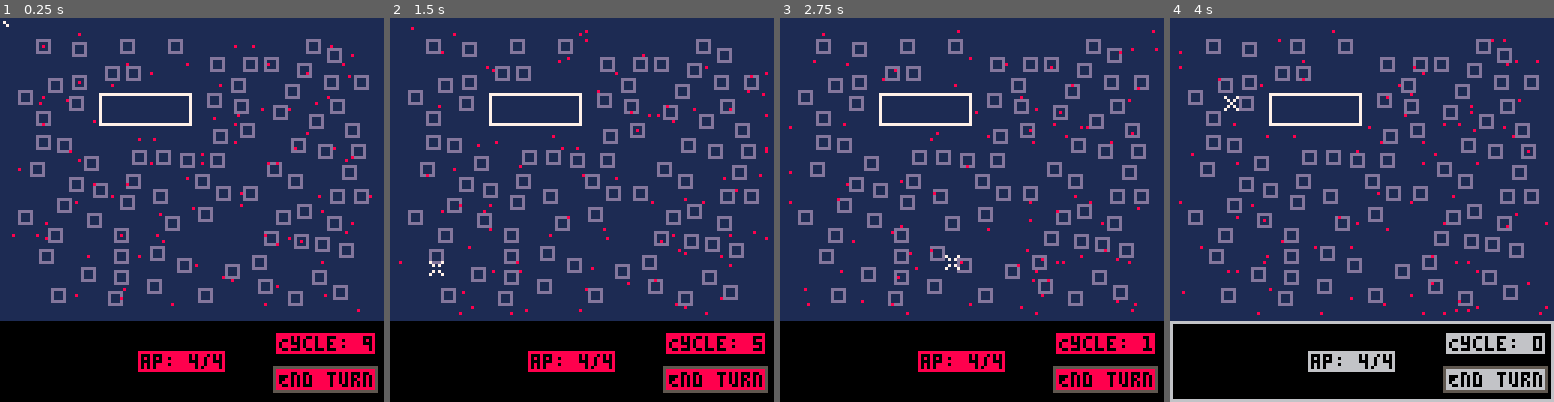
Above: before the commit, frames 1-4 (left to right).
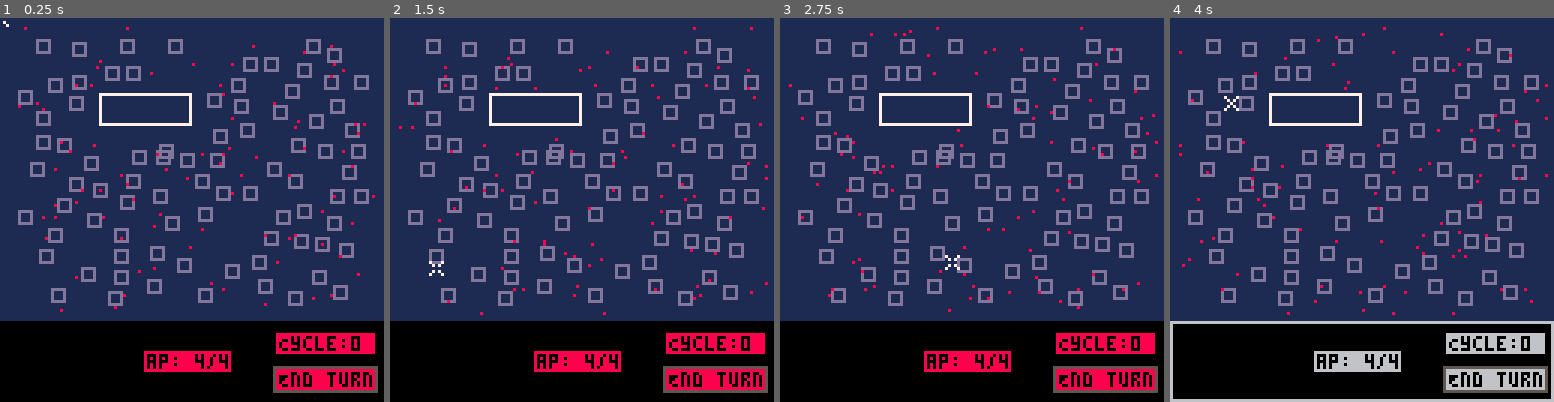
Above: after the commit, the same moments.

Repository: vholmer/capture-and-trace
Game: PICO-8 cartridge cart.p8
Same seed, same stepped clock (60 frames per second), same inputs: the game is played once before the commit and once after it.
Inputs (mouse positions are in pixels of both pictures, inside the frame that each line leads up to):
- Up to frame 1 (0.25 s): no input
- Up to frame 2 (1.5 s): click (670, 121) at 0.67 s; click (436, 267) at 1.22 s
- Up to frame 3 (2.75 s): click (887, 114) at 1.77 s; click (952, 259) at 2.32 s
- Up to frame 4 (4 s): click (1404, 106) at 2.87 s; click (1465, 256) at 3.42 s; click (1231, 102) at 3.97 s

The runs differ from the first frame. In frame 1, 1.5% of the frame differs, in the area x 3-98%, y 2-93%; in frame 2, 1.7%; in frame 3, 1.7%; in frame 4, 1.7%, in the area x 2-99%, y 2-93%.

Commit message:
Feature/spread (#10)
* started snatch mechanic

* added snatcher to start, updated to use cycle count instead of count down of current cycle, realigned action point button

Diff:
--- a/lua/draw.lua
+++ b/lua/draw.lua
@@ -1,5 +1,5 @@
 function draw_ap()
-	ap_top_left_x = 46
+	ap_top_left_x = 48
 	ap_top_left_y = 111
 	ap_bot_right_x = ap_top_left_x + 28
 	ap_bot_right_y = ap_top_left_y + 6
@@ -47,7 +47,7 @@
 	)
 
 	print(
-		"Cycle: " .. time_cycle \ 10,
+		"Cycle:" .. cycle_count,
 		cycle_top_right_x - 31,
 		cycle_top_right_y + 1,
 		0
@@ -129,5 +129,12 @@
 end
 
 function draw_agent(a)
-	pset(a.x, a.y, 8)
+	-- and false because debugging feature toggle
+	if 		a.snatcher
+		and false
+	then
+		pset(a.x, a.y, 9)
+	else
+		pset(a.x, a.y, 8)
+	end
 end
--- a/lua/game.lua
+++ b/lua/game.lua
@@ -20,12 +20,15 @@
 		then
 			et_mouse_over = false
 			in_cycle = true
+			if cycle_count < 99 then
+				cycle_count += 1
+			else
+				cycle_count = 99
+			end
 			time_cycle = 100
 		end
 	end
 end
-
-
 
 function check_empty(x, y, a)
 	local top_left_x = 0
@@ -87,7 +90,57 @@
 end
 
 function act(a)
+	agent_snatch(a)
 	agent_move(a)
+end
+
+function get_nearby_snatcher(agent)
+	local result, coords
+
+	top_left_x = agent.x - snatch_radius
+	top_left_y = agent.y - snatch_radius
+	bot_right_x = agent.x + snatch_radius
+	bot_right_y = agent.y + snatch_radius
+
+	if top_left_x < min_x then top_left_x = min_x end
+	if top_left_y < min_y then top_left_y = min_y end
+	if bot_right_x > max_x then bot_right_x = max_x end
+	if bot_right_y > max_y then bot_right_y = max_y end
+
+	for i = top_left_x, bot_right_x do
+		for j = top_left_y, bot_right_y do
+			if 		matrix[i][j] == "snatcher"
+				and agent.x ~= i
+				and agent.y ~= j
+			then
+				coords = {i, j}
+				break
+			end
+		end
+		if coords ~= nil then break end
+	end
+
+	if coords ~= nil then
+		for agent in all(agents) do
+			if 		agent.x == coords[1]
+				and agent.y == coords[2]
+			then
+				result = agent
+				break
+			end
+		end
+	end
+
+	return result
+end
+
+function agent_snatch(agent)
+	result = get_nearby_snatcher(agent)
+	if result ~= nil then
+		if snatch_chance > rnd(0.1) then
+			agent.snatcher = true
+		end
+	end
 end
 
 function agent_move(agent)
@@ -112,7 +165,11 @@
 			agent.y += dy
 			agent.prev_dx = dx
 			agent.prev_dy = dy
-			matrix[agent.x][agent.y] = "agent"
+			if agent.snatcher then
+				matrix[agent.x][agent.y] = "snatcher"
+			else
+				matrix[agent.x][agent.y] = "agent"
+			end
 			break
 		else
 			attempt += 1
--- a/lua/globals.lua
+++ b/lua/globals.lua
@@ -12,8 +12,11 @@
 hit_distance = 3
 home_size = 4
 home_radius = home_size \ 2
+cycle_count = 0
 time_cycle = 100
 in_cycle = true
 max_ap = 4
 curr_ap = 4
 et_mouse_over = false
+snatch_radius = 3
+snatch_chance = 0.01 -- percent
--- a/lua/make.lua
+++ b/lua/make.lua
@@ -8,6 +8,7 @@
 end
 
 function make_agents(n)
+	first_snatcher = true
 	for i = 1, n do
 		local agent = {}
 		local attempt = 0
@@ -26,9 +27,15 @@
 			agent.y = rand_y
 			agent.home_x = rand_x
 			agent.home_y = rand_y
-			matrix[agent.x][agent.y] = "agent"
+			agent.snatcher = first_snatcher
+			if first_snatcher then
+				matrix[agent.x][agent.y] = "snatcher"
+			else
+				matrix[agent.x][agent.y] = "agent"
+			end
 			add(agents, agent)
 		end
+		first_snatcher = false
 	end
 end
 
